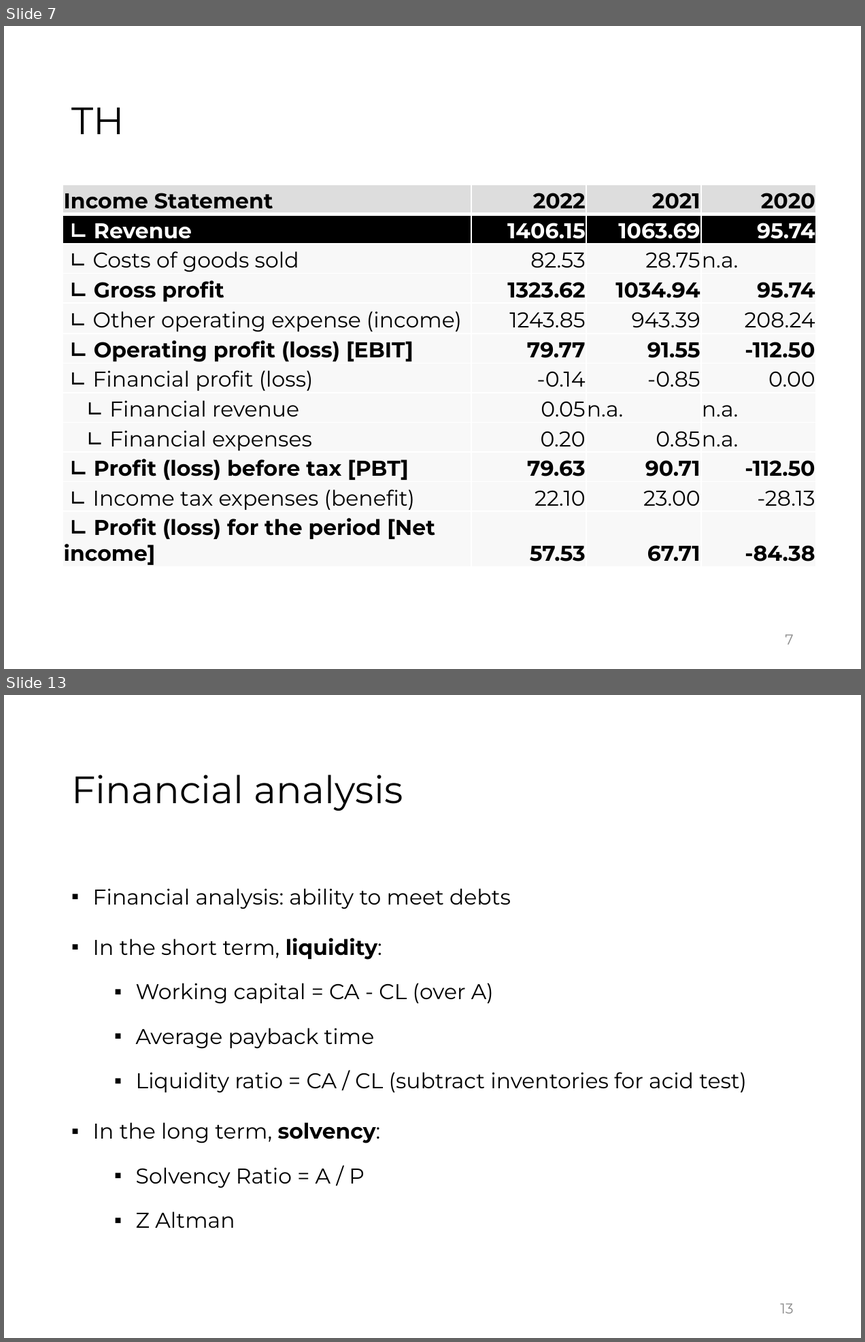
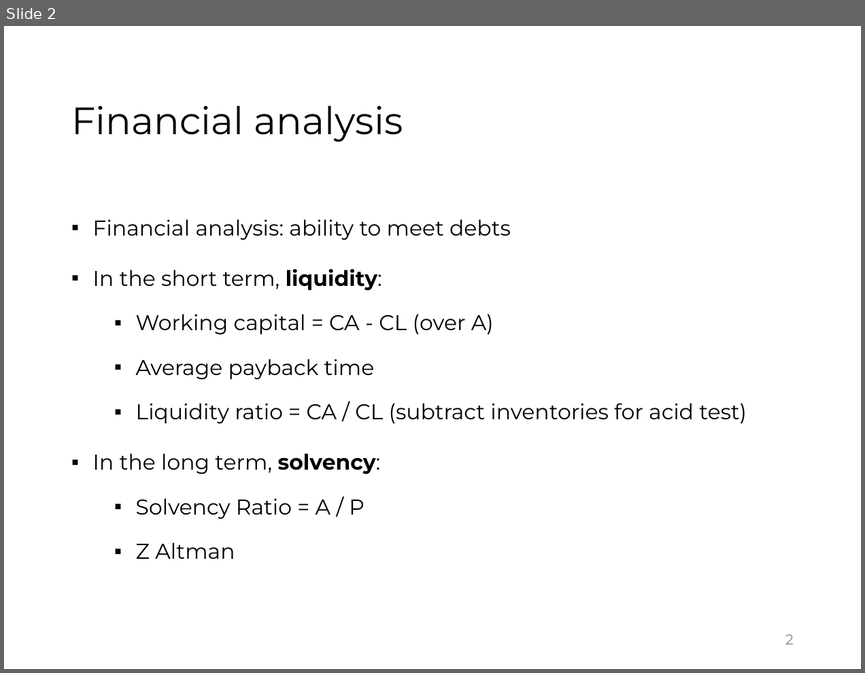
Before and after one commit to jorgegallud-boop/FSA, a slide deck: source-pptx/04.pptx. Shown one above the other, each under a label of ours: slides 7 and 13 before the commit, slide 2 after it; the slides between them are not shown. The pictures are 865x1342 and 865x673 pixels, drawn with LibreOffice and Linux fonts; fonts in the diff are those of the drawing. Boxes give left, top, right and bottom in pixels: in the first picture for what was removed or moved away, otherwise in the second. Text is boxed around its words. In the diff, an @@ line names an element or a change of style, - is before the commit and + after.

```diff
--- a/source-pptx/04.pptx
+++ b/source-pptx/04.pptx
@@ slide 7 removed at box(4, 26, 861, 669), background #FFFFFF @@
@@ title removed at box(71, 107, 124, 134) @@
-TH
@@ table removed at box(63, 184, 815, 567), 12 rows, 4 columns @@
-Income Statement | 2022 | 2021 | 2020
-∟ Revenue | 1406.15 | 1063.69 | 95.74
-∟ Costs of goods sold | 82.53 | 28.75 | n.a.
-∟ Gross profit | 1323.62 | 1034.94 | 95.74
-∟ Other operating expense (income) | 1243.85 | 943.39 | 208.24
-∟ Operating profit (loss) [EBIT] | 79.77 | 91.55 | -112.50
-∟ Financial profit (loss) | -0.14 | -0.85 | 0.00
-∟ Financial revenue | 0.05 | n.a. | n.a.
-∟ Financial expenses | 0.20 | 0.85 | n.a.
-∟ Profit (loss) before tax [PBT] | 79.63 | 90.71 | -112.50
-∟ Income tax expenses (benefit) | 22.10 | 23.00 | -28.13
-∟ Profit (loss) for the period [Net income] | 57.53 | 67.71 | -84.38
@@ page number removed at box(785, 634, 793, 644) @@
-7
@@ what was slide 13 is now slide 2 @@
@@ page number at box(785, 634, 793, 644): text changed @@
-13
+2
```
Also in this commit, not shown: 1 slide changed, 11 other slides removed, 6 other files.
